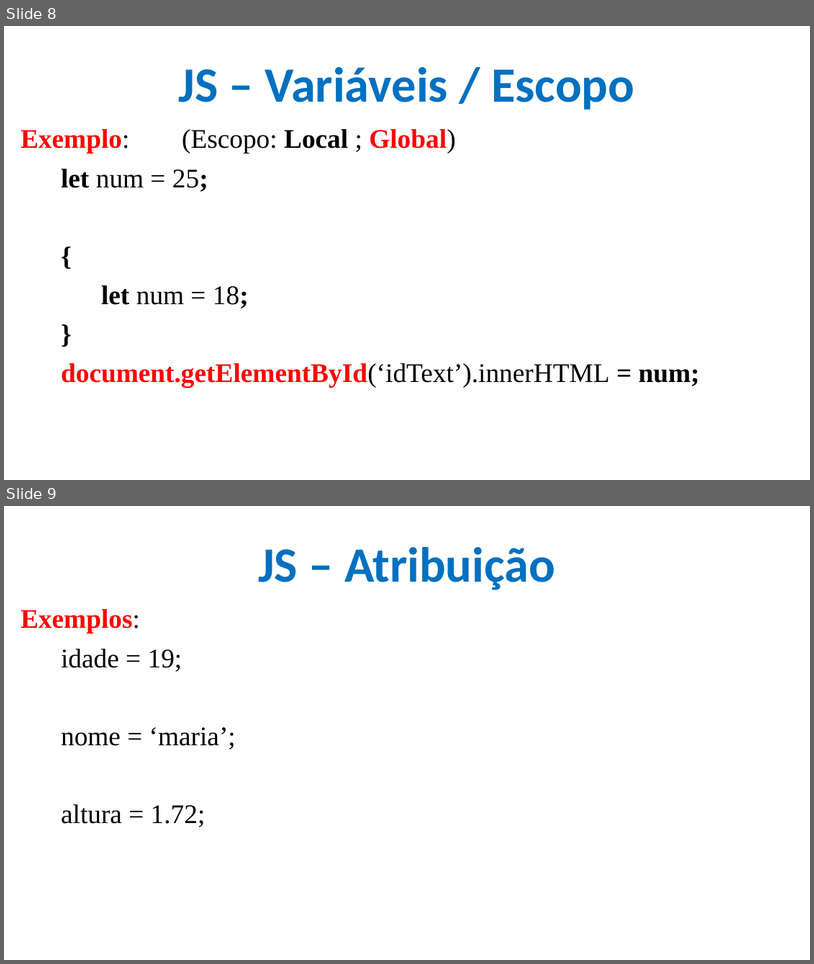
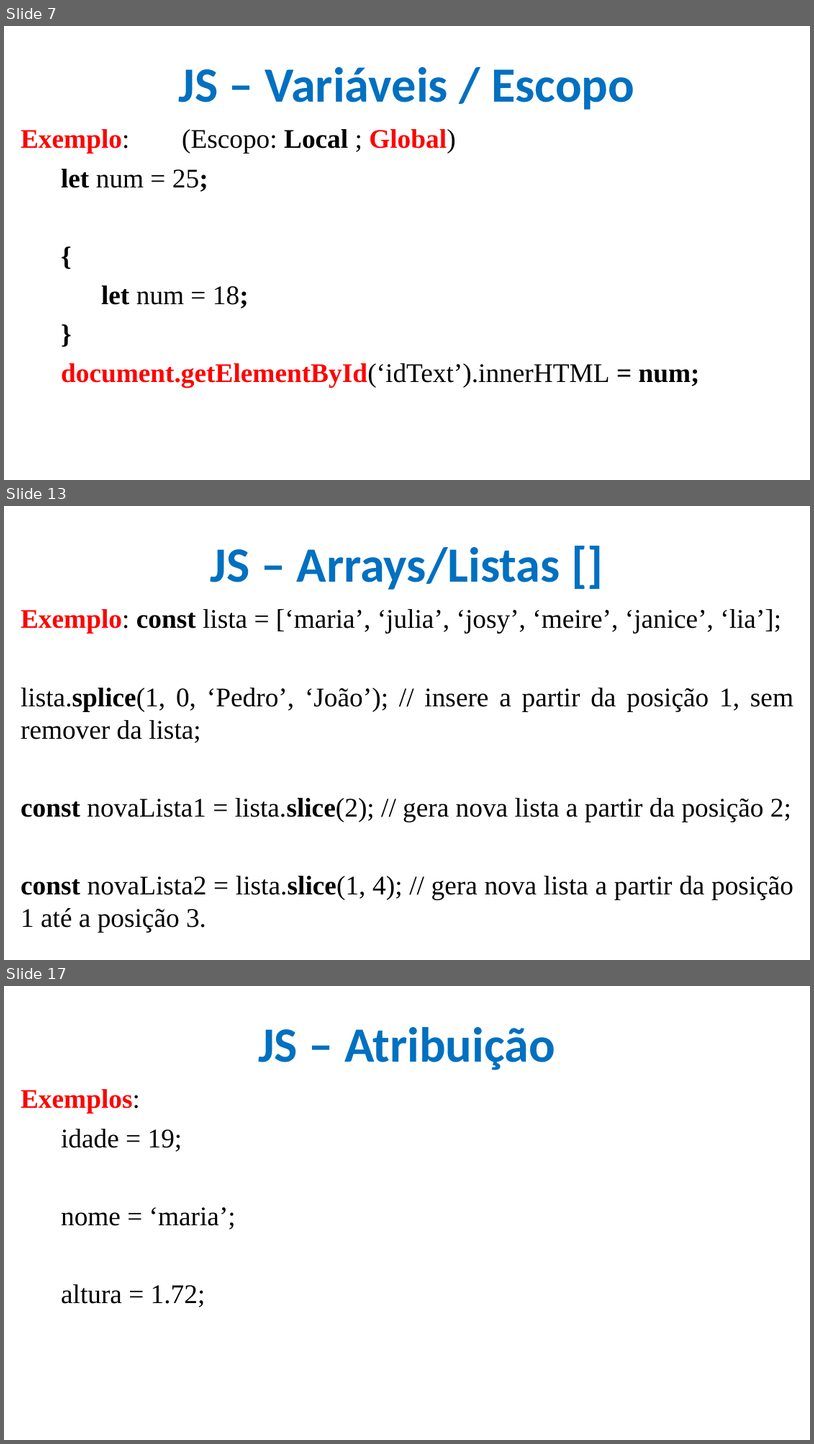
Before and after one commit to CloudEducationBrazil/WydenDesenvolvimentoWebPHP, a slide deck: 01 Classes/Aula 09 Desenvolvimento Web PHP - JS.pptx. Shown one above the other, each under a label of ours: slides 8 and 9 before the commit, slides 7, 13 and 17 after it; the slides between them are not shown. The pictures are 814x964 and 814x1444 pixels, drawn with LibreOffice and Linux fonts; fonts in the diff are those of the drawing; background and template pictures are left out. Boxes give left, top, right and bottom in pixels: in the first picture for what was removed or moved away, otherwise in the second. Text is boxed around its words. In the diff, an @@ line names an element or a change of style, - is before the commit and + after.

```diff
--- a/01 Classes/Aula 09 Desenvolvimento Web PHP - JS.pptx
+++ b/01 Classes/Aula 09 Desenvolvimento Web PHP - JS.pptx
@@ slide 13 added at <box>4,506,810,960</box>, background picture (left out) @@
@@ title added at <box>211,547,561,590</box>, 44 pt, text #0070C0, bold @@
+JS – Arrays/Listas []
@@ text added at <box>21,609,794,932</box>, 24 pt, text #000000 @@
+Exemplo: const lista = [‘maria’, ‘julia’, ‘josy’, ‘meire’, ‘janice’, ‘lia’];
+lista.splice(1, 0, ‘Pedro’, ‘João’); // insere a partir da posição 1, sem remover da lista;
+const novaLista1 = lista.slice(2); // gera nova lista a partir da posição 2;
+const novaLista2 = lista.slice(1, 4); // gera nova lista a partir da posição 1 até a posição 3.
@@ what was slide 8 is now slide 7 @@
@@ what was slide 9 is now slide 17 @@
```
Also in this commit, not shown: 3 slides changed, 7 other slides added.
